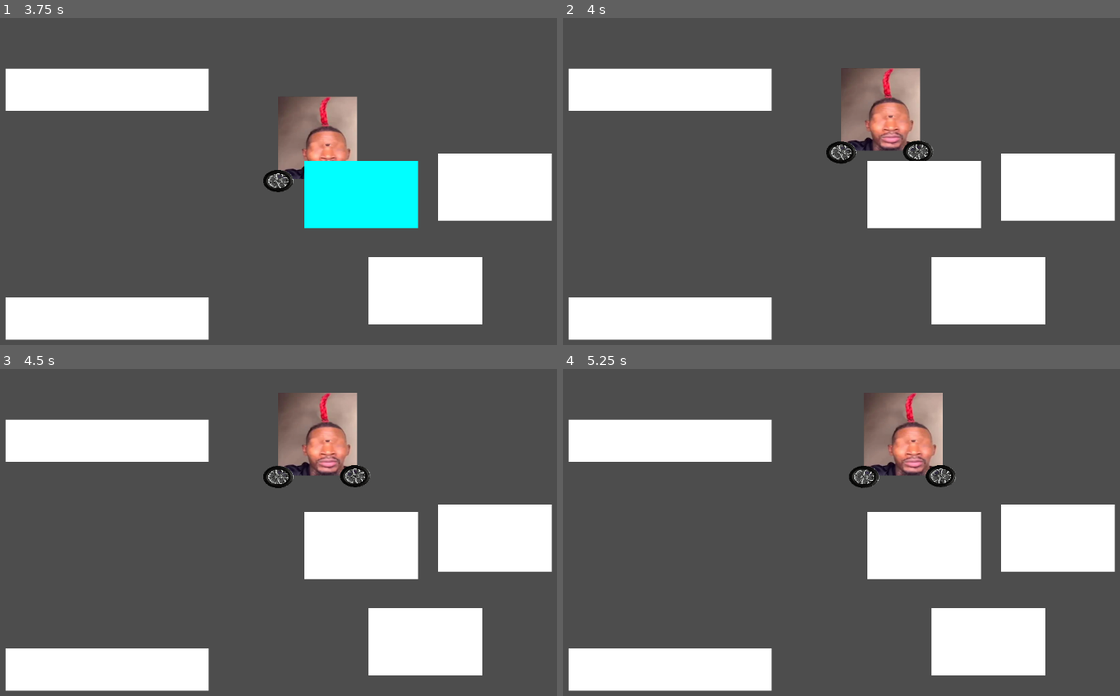
Above: before the commit, frames 1-4 (two rows, left to right).
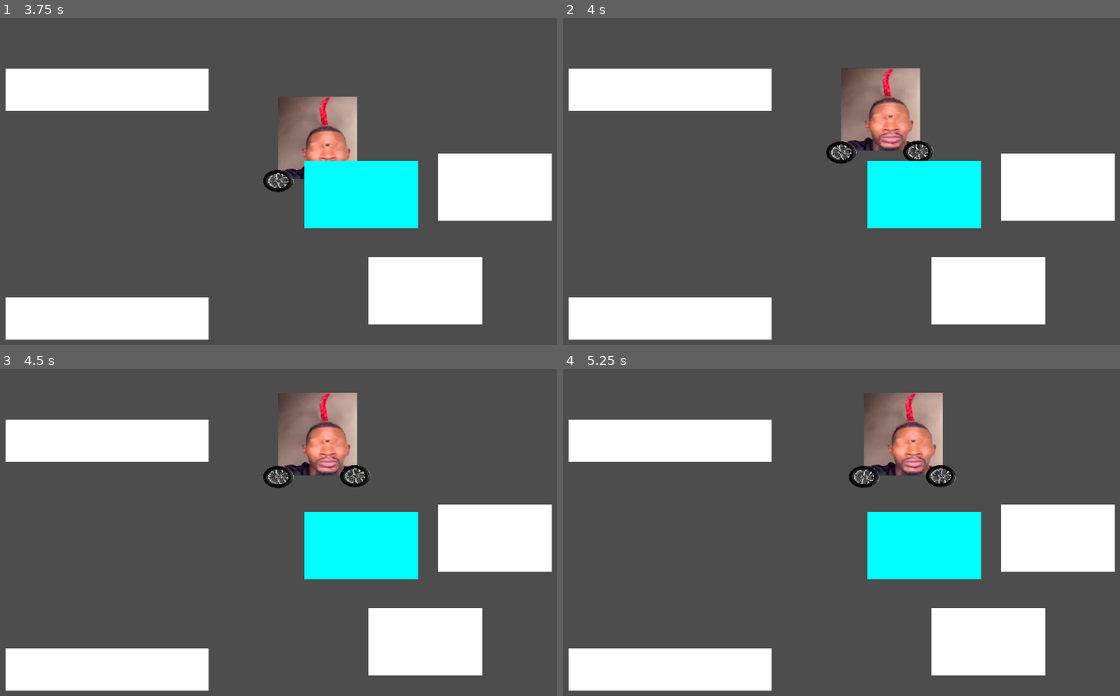
Above: after the commit, the same moments.

Repository: Simon-Ferrandiz/primer-joc-1d
Game: Godot game, scene res://Escena/PrimerJoc 1D Escena 1.tscn
Two runs of this game, one before a commit and one after it. Both use one fixed random seed, a clock stepped at 60 frames per second and the inputs below.
Inputs:
- Up to frame 1 (3.75 s): tap Enter at 0.5, 3.5 s; hold W (mou_amunt) 0.53-1.28 s; tap S (mou_avall) at 1.35 s; tap Space at 2 s; hold D (mou_dreta) 2.03-2.78 s; tap A (mou_esquerra) at 2.85 s; hold W (mou_amunt) from 3.53 s (still down)
- Up to frame 2 (4 s): keep holding W (mou_amunt)
- Up to frame 3 (4.5 s): release W (mou_amunt) at 4.28 s; tap S (mou_avall) at 4.35 s
- Up to frame 4 (5.25 s): tap Space at 5 s; hold D (mou_dreta) from 5.03 s (still down)

Frame 1 is identical in both runs. In frame 2, 4.2% of the frame differs, in the area x 54-76%, y 43-65%; in frame 3, 4.2%; in frame 4, 4.2%.

Commit message:
Colors Area2D
He canviat els colors de sortida de les 3 Area2D.

Diff:
--- a/Escena/PrimerJoc 1D Escena 1.tscn
+++ b/Escena/PrimerJoc 1D Escena 1.tscn
@@ -18,11 +18,14 @@
 [node name="Area2D" parent="." instance=ExtResource("3_prj3v")]
 position = Vector2(789, 310)
 color_entrada = Color(0, 1, 1, 1)
+color_sortida = Color(0, 1, 1, 1)
 
 [node name="Area2D2" parent="." instance=ExtResource("3_prj3v")]
 position = Vector2(1024, 297)
 color_entrada = Color(1, 0, 1, 1)
+color_sortida = Color(1, 0, 1, 1)
 
 [node name="Area2D3" parent="." instance=ExtResource("3_prj3v")]
 position = Vector2(902, 479)
 color_entrada = Color(1, 1, 0, 1)
+color_sortida = Color(1, 1, 0, 1)
